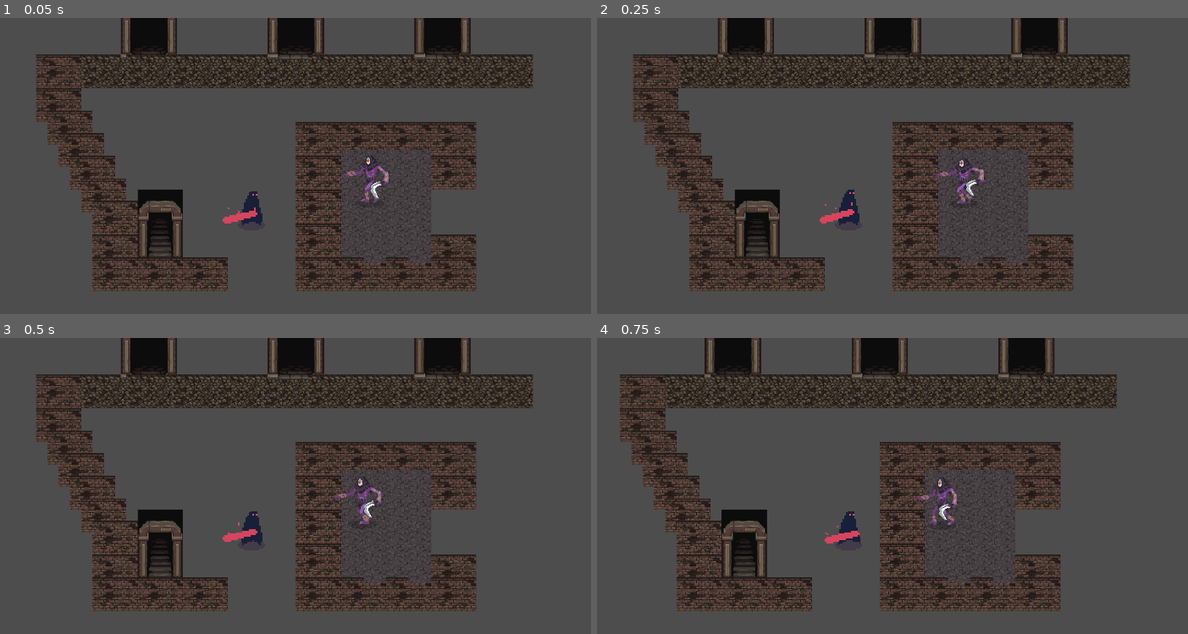
Above: before the commit, frames 1-4 (two rows, left to right).
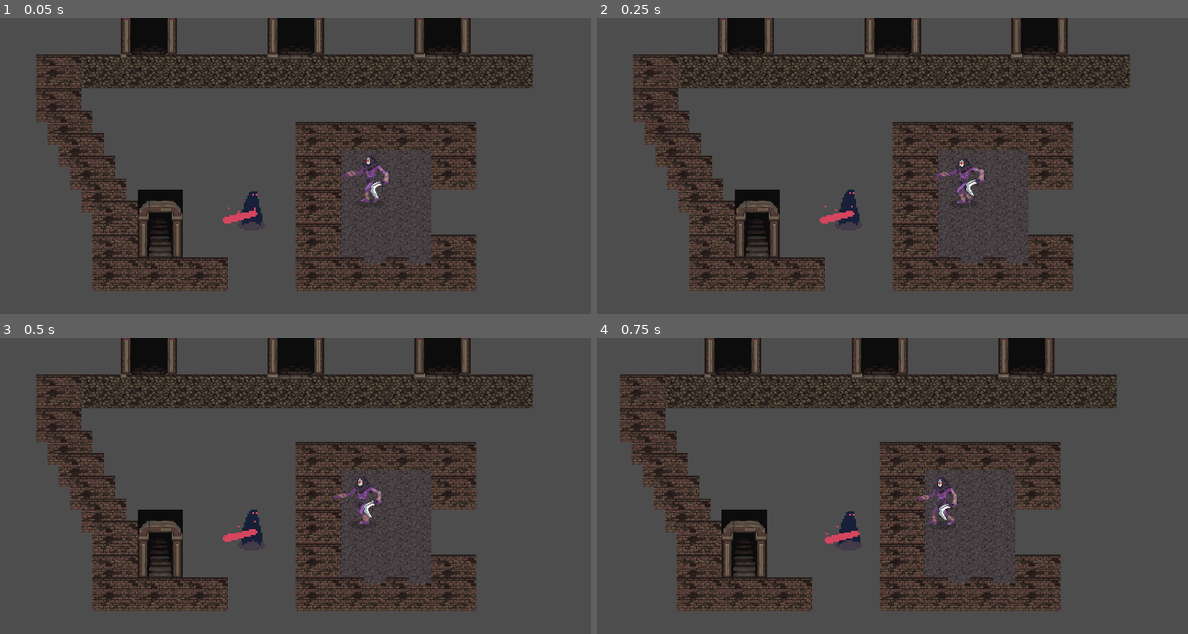
Above: after the commit, the same moments.

Repository: h-sutiwas/godot-mythus
Game: Godot game, scene res://scenes/playground.tscn
Two runs of this game, one before a commit and one after it. Both use one fixed random seed, a clock stepped at 60 frames per second and the inputs below.
Inputs:
- Up to frame 1 (0.05 s): no input
- Up to frame 2 (0.25 s): no input
- Up to frame 3 (0.5 s): no input
- Up to frame 4 (0.75 s): hold D (player_right) from 0.53 s (still down); tap Space (attack) at 0.6 s

Frame 1 is identical in both runs. In frame 2, less than 0.1% of the frame differs, in the area x 38-45%, y 62-70%; in frame 3, less than 0.1%; in frame 4, nothing differs.

Commit message:
Summary
- player.gd :
   - Change the AnimatedDirection to AnimSpritesDirection and its properties
   - Make the move_speed a global constant
   - Use direction as constraint instead of velocity
- player.tscn : trial & error with Attacking Animation

Diff:
--- a/scenes/entities/Player/player.gd
+++ b/scenes/entities/Player/player.gd
@@ -1,7 +1,6 @@
 class_name Player extends CharacterBody2D
 
-var move_speed : float = 200.0
-var current_direction : Vector2 = Vector2.ZERO # Store the last known direction for idle animation
+const  MOVE_SPEED : float = 200.0
 var direction : Vector2 = Vector2.ZERO # Declare the initial direction variable
 
 @onready var animated_sprites : AnimatedSprite2D = $AnimatedSprite2D
@@ -35,7 +34,7 @@
 		direction.y = Input.get_action_strength("player_down") - Input.get_action_strength("player_up")
 
 		### Normalized Diagonal Direction and Velocity calculation
-		velocity = direction.normalized() * move_speed if direction != Vector2.ZERO else Vector2.ZERO
+		velocity = direction.normalized() * MOVE_SPEED if direction != Vector2.ZERO else Vector2.ZERO
 
 	pass
 
@@ -43,17 +42,17 @@
 
 func _physics_process( delta ):
 	SetDirection()
-	UpdateAnimatedSprite( AnimatedDirection() )
+	UpdateAnimatedSprite( AnimSpritesDirection() )
 	move_and_slide()
 
 
 
 func SetDirection() -> bool:
 	## Flipping Mechanics
-	if velocity.x < 0:
+	if direction.x < 0:
 		animated_sprites.flip_h = true
 		return true
-	elif velocity.x > 0:
+	elif direction.x > 0:
 		animated_sprites.flip_h = false
 		return false
 	else:
@@ -62,18 +61,21 @@
 
 
 func UpdateAnimatedSprite( state : String ) -> void:
-	animated_sprites.play( AnimatedDirection() + "_" + "move" ) if state != "idle" else animated_sprites.play( state )
+	if state != "idle":
+		animated_sprites.play( state )
+	else:
+		animated_sprites.play( "idle" )
 
 
 
-func AnimatedDirection() -> String:
+func AnimSpritesDirection() -> String:
 	## Animated Sprites
-	if velocity == Vector2.ZERO:
+	if direction == Vector2.ZERO:
 		return "idle"
 	else:
-		if velocity.y != 0:
-			return "all_form"
-		elif velocity.x != 0:
-			return "vertical"
+		if direction.y != 0:
+			return "all_form_move"
+		elif direction.x != 0:
+			return "horizontal_move"
 		else:
 			return "idle"
--- a/scenes/entities/Player/player.tscn
+++ b/scenes/entities/Player/player.tscn
@@ -1,10 +1,11 @@
-[gd_scene load_steps=66 format=3 uid="uid://bptewej7ppw85"]
+[gd_scene load_steps=67 format=3 uid="uid://bptewej7ppw85"]
 
 [ext_resource type="Texture2D" uid="uid://cqn8nhtjl7sab" path="res://assets/images/player/demon_sword/Sword.png" id="1_ucweq"]
 [ext_resource type="Script" uid="uid://c16ytkgc6oiqg" path="res://scenes/entities/Player/player.gd" id="1_ykoo8"]
 [ext_resource type="Script" uid="uid://dpvhmiicaffrf" path="res://scenes/entities/Player/player_state_machine.gd" id="3_ewbqj"]
 [ext_resource type="Script" uid="uid://dav3wv51isa3b" path="res://scenes/entities/Player/state_idle.gd" id="4_i5r0j"]
 [ext_resource type="Script" uid="uid://ce5r5xmn8po3q" path="res://scenes/entities/Player/state_walk.gd" id="5_txxmm"]
+[ext_resource type="Script" uid="uid://cdy0wjbh8o6la" path="res://scenes/entities/Player/state_attack.gd" id="6_a7m52"]
 
 [sub_resource type="CapsuleShape2D" id="CapsuleShape2D_ykoo8"]
 radius = 37.0
@@ -170,6 +171,22 @@
 atlas = ExtResource("1_ucweq")
 region = Rect2(128, 384, 64, 64)
 
+[sub_resource type="AtlasTexture" id="AtlasTexture_7sor5"]
+atlas = ExtResource("1_ucweq")
+region = Rect2(0, 64, 64, 64)
+
+[sub_resource type="AtlasTexture" id="AtlasTexture_68qrw"]
+atlas = ExtResource("1_ucweq")
+region = Rect2(128, 64, 64, 64)
+
+[sub_resource type="AtlasTexture" id="AtlasTexture_6kq62"]
+atlas = ExtResource("1_ucweq")
+region = Rect2(256, 64, 64, 64)
+
+[sub_resource type="AtlasTexture" id="AtlasTexture_gdy8k"]
+atlas = ExtResource("1_ucweq")
+region = Rect2(384, 64, 64, 64)
+
 [sub_resource type="AtlasTexture" id="AtlasTexture_qchbg"]
 atlas = ExtResource("1_ucweq")
 region = Rect2(0, 0, 64, 64)
@@ -225,22 +242,6 @@
 [sub_resource type="AtlasTexture" id="AtlasTexture_k4wlv"]
 atlas = ExtResource("1_ucweq")
 region = Rect2(768, 192, 64, 64)
-
-[sub_resource type="AtlasTexture" id="AtlasTexture_7sor5"]
-atlas = ExtResource("1_ucweq")
-region = Rect2(0, 64, 64, 64)
-
-[sub_resource type="AtlasTexture" id="AtlasTexture_68qrw"]
-atlas = ExtResource("1_ucweq")
-region = Rect2(128, 64, 64, 64)
-
-[sub_resource type="AtlasTexture" id="AtlasTexture_6kq62"]
-atlas = ExtResource("1_ucweq")
-region = Rect2(256, 64, 64, 64)
-
-[sub_resource type="AtlasTexture" id="AtlasTexture_gdy8k"]
-atlas = ExtResource("1_ucweq")
-region = Rect2(384, 64, 64, 64)
 
 [sub_resource type="SpriteFrames" id="SpriteFrames_otaui"]
 animations = [{
@@ -295,7 +296,7 @@
 "duration": 1.0,
 "texture": SubResource("AtlasTexture_tihqr")
 }],
-"loop": true,
+"loop": false,
 "name": &"dash_slash",
 "speed": 6.0
 }, {
@@ -327,7 +328,7 @@
 "duration": 1.0,
 "texture": SubResource("AtlasTexture_m4her")
 }],
-"loop": true,
+"loop": false,
 "name": &"die",
 "speed": 4.0
 }, {
@@ -374,7 +375,7 @@
 "duration": 1.0,
 "texture": SubResource("AtlasTexture_8vqhw")
 }],
-"loop": true,
+"loop": false,
 "name": &"double_slash",
 "speed": 6.0
 }, {
@@ -385,9 +386,26 @@
 "duration": 1.0,
 "texture": SubResource("AtlasTexture_wiqk4")
 }],
-"loop": true,
+"loop": false,
 "name": &"get_hit",
 "speed": 7.0
+}, {
+"frames": [{
+"duration": 1.0,
+"texture": SubResource("AtlasTexture_7sor5")
+}, {
+"duration": 1.0,
+"texture": SubResource("AtlasTexture_68qrw")
+}, {
+"duration": 1.0,
+"texture": SubResource("AtlasTexture_6kq62")
+}, {
+"duration": 1.0,
+"texture": SubResource("AtlasTexture_gdy8k")
+}],
+"loop": true,
+"name": &"horizontal_move",
+"speed": 6.0
 }, {
 "frames": [{
 "duration": 1.0,
@@ -439,23 +457,6 @@
 }],
 "loop": true,
 "name": &"slow_move",
-"speed": 6.0
-}, {
-"frames": [{
-"duration": 1.0,
-"texture": SubResource("AtlasTexture_7sor5")
-}, {
-"duration": 1.0,
-"texture": SubResource("AtlasTexture_68qrw")
-}, {
-"duration": 1.0,
-"texture": SubResource("AtlasTexture_6kq62")
-}, {
-"duration": 1.0,
-"texture": SubResource("AtlasTexture_gdy8k")
-}],
-"loop": true,
-"name": &"vertical_move",
 "speed": 6.0
 }]
 
@@ -475,9 +476,10 @@
 position = Vector2(0, -74)
 scale = Vector2(4.617188, 4.617188)
 sprite_frames = SubResource("SpriteFrames_otaui")
-animation = &"idle"
+animation = &"double_slash"
 autoplay = "idle"
-frame_progress = 0.5636882
+frame = 13
+frame_progress = 1.0
 
 [node name="StateMachine" type="Node" parent="."]
 script = ExtResource("3_ewbqj")
@@ -487,3 +489,6 @@
 
 [node name="Walk" type="Node" parent="StateMachine"]
 script = ExtResource("5_txxmm")
+
+[node name="Attack" type="Node" parent="StateMachine"]
+script = ExtResource("6_a7m52")
